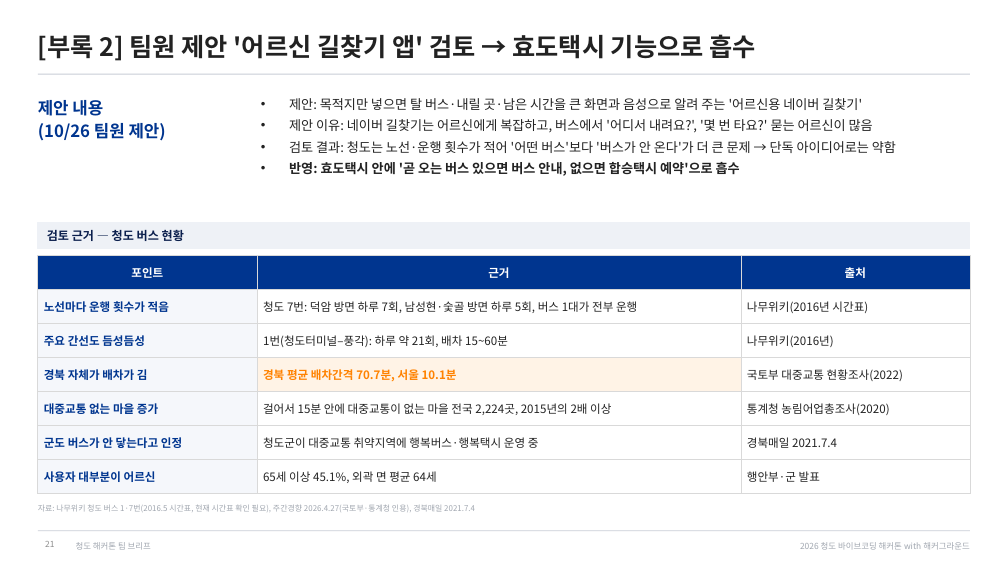
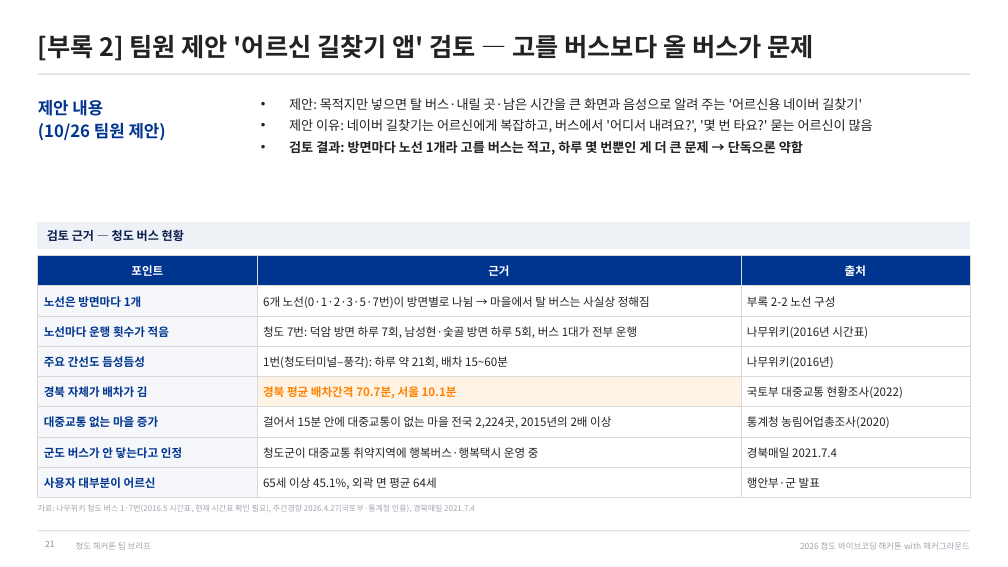
Before and after one commit to fordgril307-wq/Cheongdo_Hackathon, a slide deck: slide 21 of docs/team-brief/청도해커톤_팀브리프.pptx. Drawn at 1008x567 pixels with LibreOffice and Linux fonts; fonts in the diff are those of the drawing. Boxes give left, top, right and bottom in pixels: in the first picture for what was removed or moved away, otherwise in the second. Text is boxed around its words. In the diff, an @@ line names an element or a change of style, - is before the commit and + after.

```diff
--- a/docs/team-brief/청도해커톤_팀브리프.pptx
+++ b/docs/team-brief/청도해커톤_팀브리프.pptx
@@ title at <box>38,35,813,61</box>: text changed @@
-[부록 2] 팀원 제안 '어르신 길찾기 앱' 검토 → 효도택시 기능으로 흡수
+[부록 2] 팀원 제안 '어르신 길찾기 앱' 검토 — 고를 버스보다 올 버스가 문제
@@ text at <box>289,141,803,155</box>: text changed; bold on @@
-• 검토 결과: 청도는 노선·운행 횟수가 적어 '어떤 버스'보다 '버스가 안 온다'가 더 큰 문제 → 단독 아이디어로는 약함
-• 반영: 효도택시 안에 '곧 오는 버스 있으면 버스 안내, 없으면 합승택시 예약'으로 흡수
+• 검토 결과: 방면마다 노선 1개라 고를 버스는 적고, 하루 몇 번뿐인 게 더 큰 문제 → 단독으론 약함
@@ table at <box>38,256,970,493</box> @@
+row 2: 노선은 방면마다 1개 | 6개 노선(0·1·2·3·5·7번)이 방면별로 나뉨 → 마을에서 탈 버스는 사실상 정해짐 | 부록 2-2 노선 구성
```
Also in this commit, not shown: 1 other slide changed, 3 other files.
